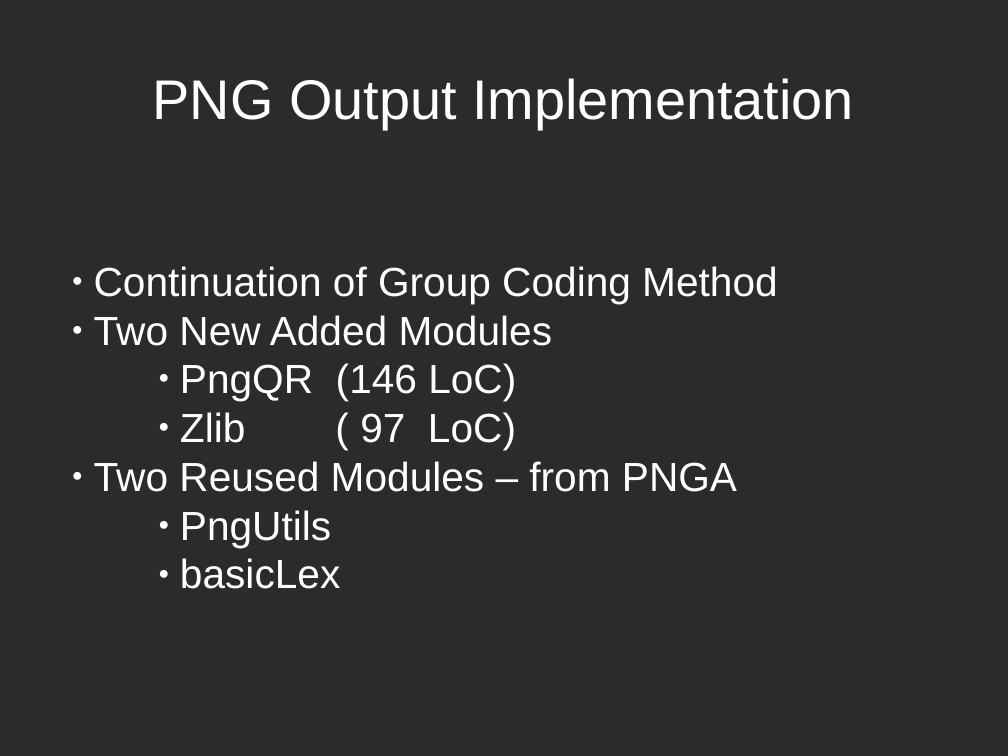
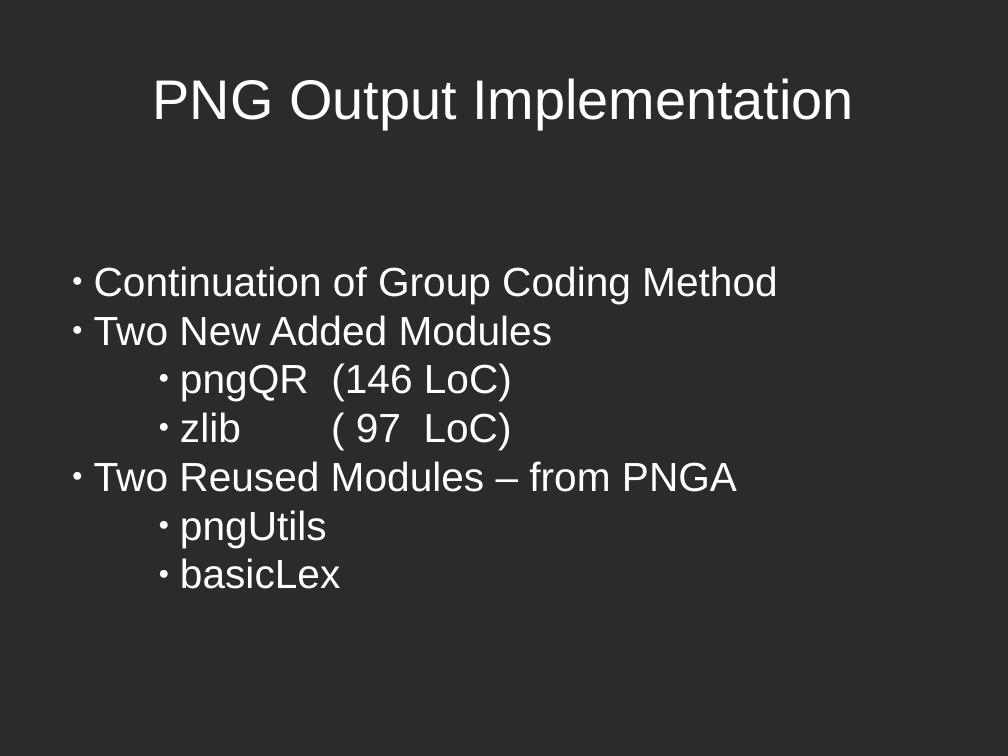
Before and after one commit to directrix1/se2, a slide deck: slide 5 of qr/Presentation.odp. Drawn at 1008x756 pixels with LibreOffice and Linux fonts; fonts in the diff are those of the drawing; background and template pictures are left out; a plain dark background stands for a picture behind light text. Boxes give left, top, right and bottom in pixels: in the first picture for what was removed or moved away, otherwise in the second. Text is boxed around its words. In the diff, an @@ line names an element or a change of style, - is before the commit and + after.

Commit message:
Forgot the dinosaurs.

```diff
--- a/qr/Presentation.odp
+++ b/qr/Presentation.odp
@@ subtitle at (180, 363, 512, 450): text changed @@
-          ● PngQR (146 LoC)
-          ● Zlib ( 97 LoC)
+          ● pngQR (146 LoC)
+          ● zlib ( 97 LoC)
@@ subtitle at (180, 510, 327, 547): text changed @@
-          ● PngUtils
+          ● pngUtils
```
